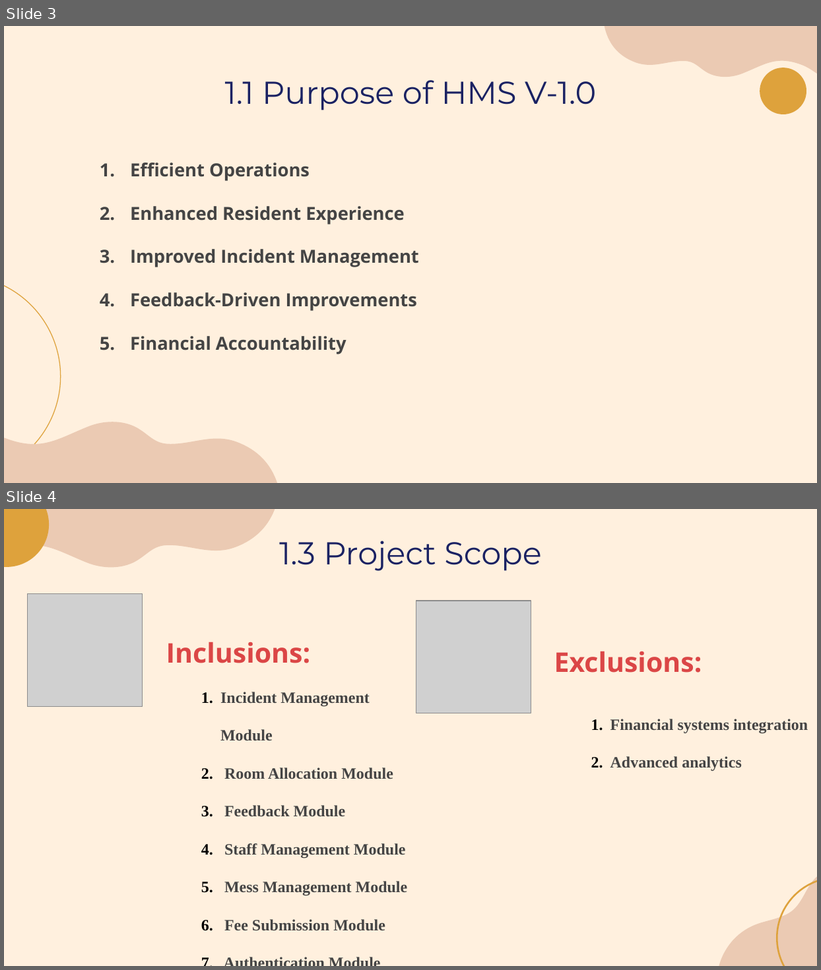
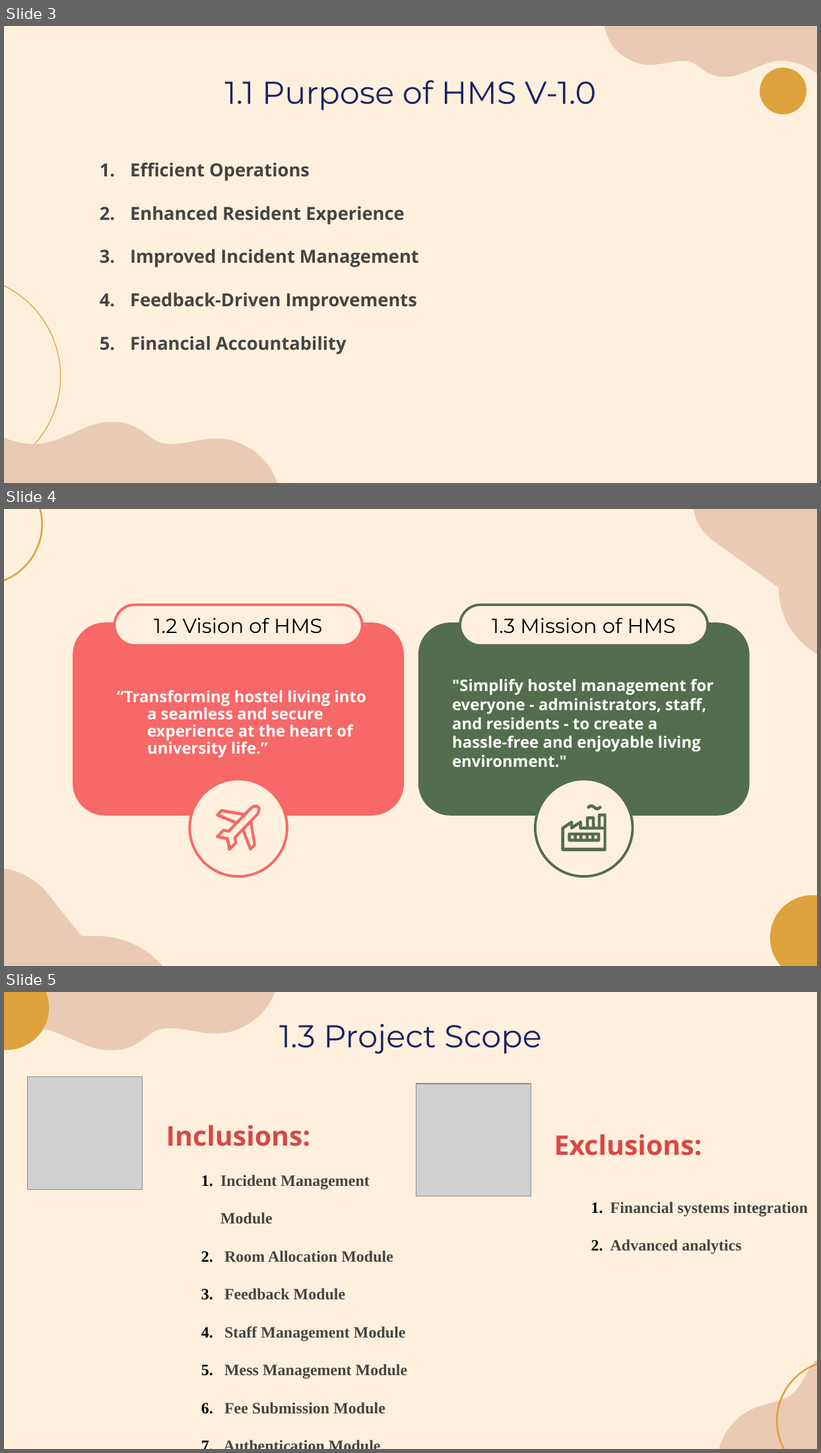
Before and after one commit to laibabintatahir/SRS-HMS, a slide deck: SRS_Presentation.pptx. Shown one above the other, each under a label of ours: slides 3 and 4 before the commit, slides 3, 4 and 5 after it. The pictures are 821x970 and 821x1453 pixels, drawn with LibreOffice and Linux fonts; fonts in the diff are those of the drawing; grey boxes stand for pictures. Boxes give left, top, right and bottom in pixels: in the first picture for what was removed or moved away, otherwise in the second. Text is boxed around its words. In the diff, an @@ line names an element or a change of style, - is before the commit and + after.

```diff
--- a/SRS_Presentation.pptx
+++ b/SRS_Presentation.pptx
@@ slide 4 added at (x1=4, y1=509, x2=817, y2=966), background #FFF0DE @@
@@ freeform shape added at (x1=4, y1=509, x2=42, y2=585), outline #DEA23C 1.5 pt @@
@@ freeform shape added at (x1=692, y1=509, x2=817, y2=664), fill #EBCAB3 @@
@@ rounded rectangle added at (x1=115, y1=605, x2=362, y2=646), fill #FFF0DE, outline #F76868 2.25 pt, 18 pt, text #000000 @@
+1.2 Vision of HMS
@@ rounded rectangle added at (x1=460, y1=605, x2=708, y2=646), fill #FFF0DE, outline #536E4C 2.25 pt, 18 pt, text #000000 @@
+1.3 Mission of HMS
@@ rounded rectangle added at (x1=73, y1=623, x2=404, y2=817), fill #F76868, 14 pt, text #FFFFFF, bold @@
+“Transforming hostel living into a seamless and secure experience at the heart of university life.”
@@ rounded rectangle added at (x1=418, y1=623, x2=750, y2=817), fill #536E4C, 14 pt, text #FFFFFF, bold @@
+"Simplify hostel management for everyone - administrators, staff, and residents - to create a hassle-free and enjoyable living environment."
@@ ellipse added at (x1=189, y1=779, x2=287, y2=877), fill #FFF0DE, outline #F76868 2.25 pt @@
@@ ellipse added at (x1=535, y1=779, x2=632, y2=877), fill #FFF0DE, outline #536E4C 2.25 pt @@
@@ freeform shape added at (x1=215, y1=805, x2=261, y2=852), fill #F76868 @@
@@ freeform shape added at (x1=587, y1=804, x2=603, y2=810), fill #536E4C @@
@@ freeform shape added at (x1=561, y1=814, x2=607, y2=852), fill #536E4C @@
@@ freeform shape added at (x1=568, y1=832, x2=601, y2=842), fill #536E4C @@
@@ freeform shape added at (x1=4, y1=869, x2=171, y2=966), fill #EBCAB3 @@
@@ freeform shape added at (x1=766, y1=895, x2=817, y2=966), fill #DEA23C @@
@@ what was slide 4 is now slide 5 @@
```
Also in this commit, not shown: 5 slides changed, 1 other slide added.
